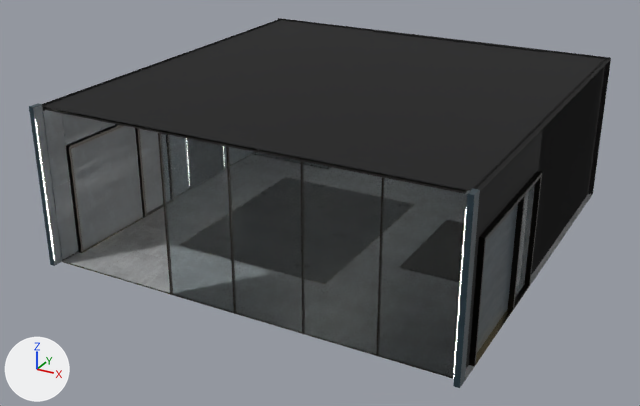
The glTF model mtg-motors-codex/models/rooms/room_suv.glb, before and after one commit.
Before and after are seen from a 50 mm camera at (12.02, -17.19, 12.41) aimed at (-0.42, 5.42, 1.1). The lights are fixed; the arrows at lower left show +X, +Y and +Z. The picture after the commit comes second. Where no turn or scale is listed for an object, it has been applied to the vertices. Vertices at exactly the same position are counted once.

The first picture shows 'MTG_Ceiling', 'MTG_Floor', 'MTG_Glass_PortalR', 'MTG_Glass_Vitrine', 'MTG_Pier_-1', 'MTG_Pier_1', 'MTG_PortalFill_L', 'MTG_PortalFill_R', 'MTG_PortalL_Sill', 'MTG_PortalR_JambB', 'MTG_PortalR_Mull', 'MTG_PortalR_Sill', 'MTG_Reveals', 'MTG_Threshold', 'MTG_Walls' and 14 more.
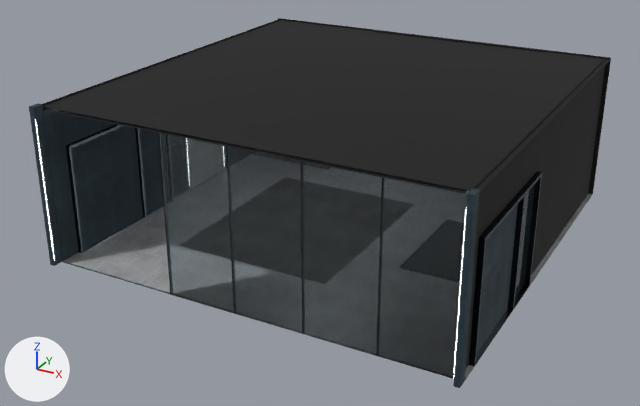
Boxes (x1, y1, x2, y2) around the edits, measured in the pictures (640 x 406 px):
'MTG_PortalFill_L', recoloured (darker): (66, 126, 163, 251) in both
'MTG_Walls', moved, rescaled: (43, 110, 116, 260) in both
'MTG_PortalFill_R', recoloured: (477, 209, 516, 352) in both
'MTG_Pier_-1', recoloured (grey to black): (30, 103, 62, 266) in both
'MTG_PortalR_Sill', recoloured: (476, 310, 509, 364) in both
'MTG_PortalL_Sill', recoloured: (83, 217, 145, 252) in both
part 1 of me_plane_072, deleted (black): before (531, 69, 603, 275)
part 2 of me_cube_006, recoloured (darker): (43, 110, 102, 260) in both

What changed in the scene script:
```text
Change mat_mtg_floor_inlay:
    where n0 = _N.new('ShaderNodeBsdfPrincipled'); n0.name = 'Principled BSDF'
    n0.inputs[19].default_value: 0.06 -> 0.04  # 'Coat Weight'
    where n5 = _N.new('ShaderNodeTexImage'); n5.name = 'Image Texture.001'
    n5.image: img_rough_webp -> img_rough_webp_001
    where n7 = _N.new('ShaderNodeTexImage'); n7.name = 'Image Texture.002'
    n7.image: img_nor_gl_webp -> img_nor_gl_webp_001
Change mat_mtg_champagne:
    mat_mtg_champagne.base_color: (0.539, 0.418, 0.235) -> (0.485, 0.515, 0.552)  # beige #c2ad85 -> light grey #b9bec4
Add mat_mtg_walnut:
    mat_mtg_walnut = bpy.data.materials.new('MTG_walnut')
    # uses the picture img_diffuse_webp_005
    # uses the picture img_nor_gl_webp_003
    # uses the picture img_rough_webp_003
Add mat_mtg_wall_petrol_plaster:
    mat_mtg_wall_petrol_plaster = bpy.data.materials.new('MTG_wall_petrol_plaster')
    # uses the picture img_diffuse_webp_004
    # uses the picture img_nor_gl_webp_001
    # uses the picture img_rough_webp_001
Add mat_mtg_finbg_slate_cool:
    mat_mtg_finbg_slate_cool = bpy.data.materials.new('MTG_finbg_slate_cool')
    # uses the picture img_diffuse_webp_002
    # uses the picture img_nor_gl_webp_002
    # uses the picture img_rough_webp_002
Change me_plane_072:
    remove me_plane_072.from_pydata(...)  # 130 vertices, 180 faces; spans x -6.5..6.5, y -6.5..6.5, z -2.48..2.48
    add me_plane_072.from_pydata(...)  # 96 vertices, 120 faces; spans x -6.5..6.5, y -6.5..6.5, z -2.48..2.48
    me_plane_072 part 1: the loose piece of 8 vertices spanning x 6.33..6.35, y -1.0..6.2, z -2.47..2.33 is deleted
    other edits to the shape of me_plane_072 do not show in these pictures
Change me_cube_006:
    used by ob_mtg_walls; location = (0.0, 6.5, 2.4); scale = (6.5, 6.5, 6.5)
    remove me_cube_006.from_pydata(...)  # 7488 vertices, 13144 faces; spans x -0.98..0.98, y -1.0..1.0, z -0.37..0.37
    remove me_cube_006.materials.append(mat_mtg_wood_dark_oak)
    add me_cube_006.from_pydata(...)  # 564 vertices, 840 faces; spans x -0.98..0.98, y -1.0..1.0, z -0.37..0.37
    me_cube_006 part 2: 514 faces spanning x -0.98..0.98, y -1.0..1.0, z -0.36..0.36 switch from mat_mtg_wall_charcoal_plaster to mat_mtg_wall_petrol_plaster
    edits to the shape of me_cube_006 do not show in these pictures
    add me_cube_006.materials.append(mat_mtg_finbg_slate_cool)
Change me_cube_116:
    where me_cube_116.from_pydata(...)  # 8 vertices, 12 faces; spans x -0.03..0.03, y -2.33..2.33, z -1.7..1.7
    remove me_cube_116.materials.append(mat_mtg_wall_charcoal_plaster)
    add me_cube_116.materials.append(mat_mtg_wall_petrol_plaster)
Change me_cube_178:
    where me_cube_178.from_pydata(...)  # 8 vertices, 12 faces; spans x -0.03..0.03, y -2.33..2.33, z -1.7..1.7
    remove me_cube_178.materials.append(mat_mtg_wall_charcoal_plaster)
    add me_cube_178.materials.append(mat_mtg_wall_petrol_plaster)
Change me_cube_197:
    where me_cube_197.from_pydata(...)  # 8 vertices, 12 faces; spans x -0.08..0.08, y -0.17..0.17, z -2.47..2.47
    remove me_cube_197.materials.append(mat_mtg_wall_charcoal_plaster)
    add me_cube_197.materials.append(mat_mtg_wall_petrol_plaster)
Change me_cube_199:
    where me_cube_199.from_pydata(...)  # 8 vertices, 12 faces; spans x -0.08..0.08, y -0.17..0.17, z -2.47..2.47
    remove me_cube_199.materials.append(mat_mtg_wall_charcoal_plaster)
    add me_cube_199.materials.append(mat_mtg_wall_petrol_plaster)
Change me_cube_201:
    where me_cube_201.from_pydata(...)  # 328 vertices, 410 faces; spans x -6.35..6.35, y -6.41..6.41, z -0.17..0.17
    remove me_cube_201.materials.append(mat_mtg_wood_dark_oak)
    add me_cube_201.materials.append(mat_mtg_walnut)
```
